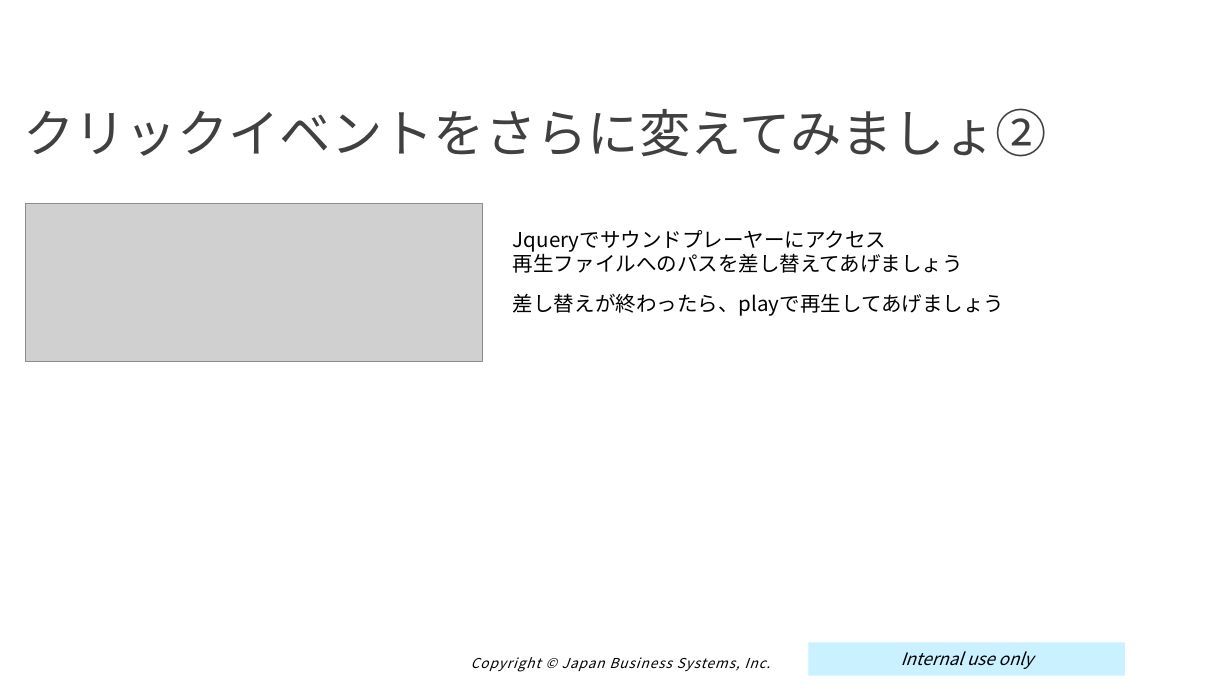
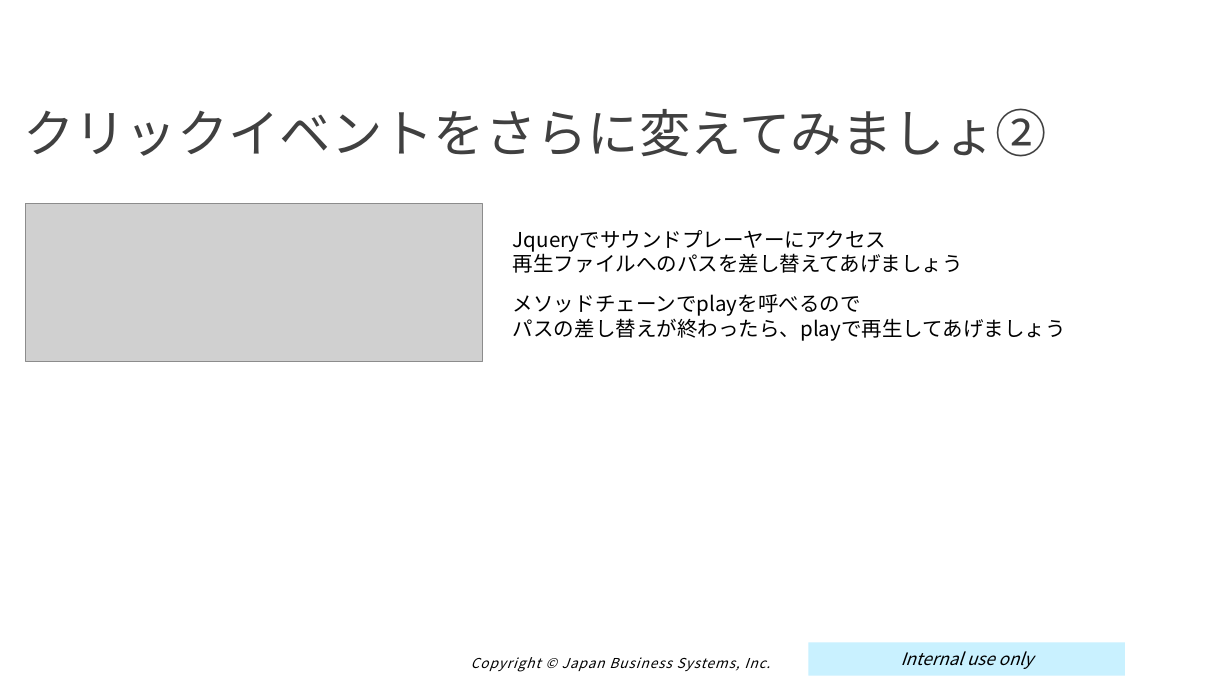
Before and after one commit to muchiyama/cf_training, a slide deck: slide 42 of doc/しりょ.pptx. Drawn at 1232x693 pixels with LibreOffice and Linux fonts; fonts in the diff are those of the drawing; grey boxes stand for pictures; background and template pictures are left out. Boxes give left, top, right and bottom in pixels: in the first picture for what was removed or moved away, otherwise in the second. Text is boxed around its words. In the diff, an @@ line names an element or a change of style, - is before the commit and + after.

```diff
--- a/doc/しりょ.pptx
+++ b/doc/しりょ.pptx
@@ text at (513, 294, 1066, 341): text changed @@
-差し替えが終わったら、playで再生してあげましょう
+メソッドチェーンでplayを呼べるので
+パスの差し替えが終わったら、playで再生してあげましょう
```
Also in this commit, not shown: 11 other slides changed, 8 other files.
